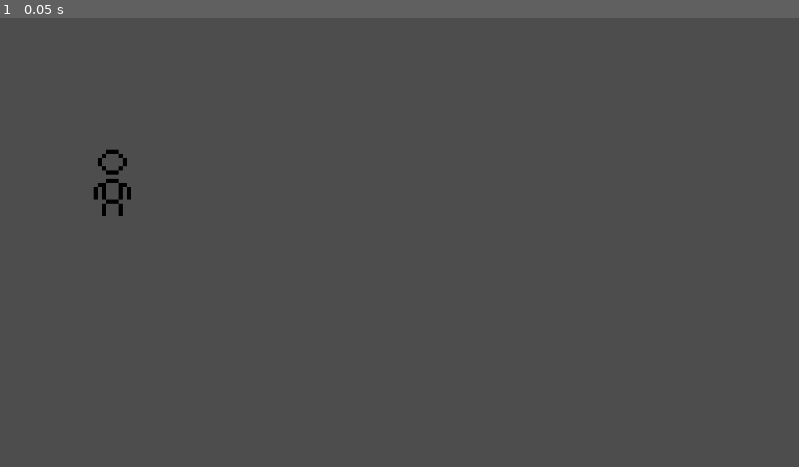
Above: before the commit, frame 1.
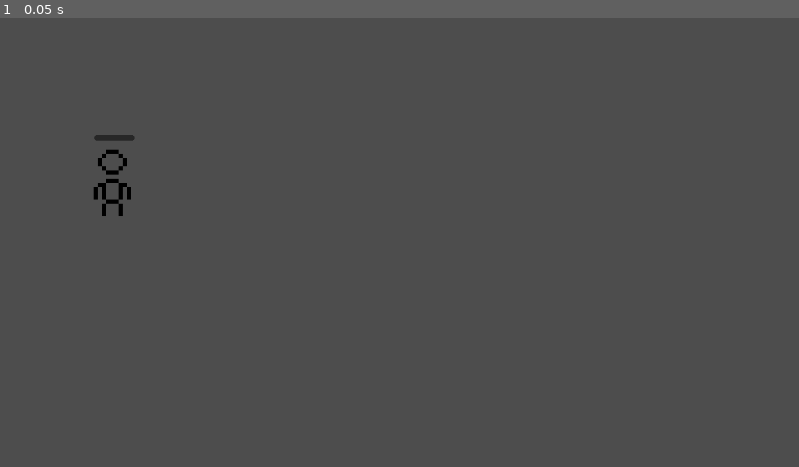
Above: after the commit, the same moment.

Repository: rd124p7/ScaleJam_2023
Game: Godot game, scene res://test_node.tscn
The game is run twice, just before and just after one commit, with the same random seed, the same clock (stepped at 60 frames per second) and the same inputs. The project has no main scene, so this scene is started directly.
Inputs:
- Up to frame 1 (0.05 s): no input

The runs differ from the first frame. In frame 1, less than 0.1% of the frame differs, in the area x 11-17%, y 26-28%.

Commit message:
Added Monkey Panic State and Panic Bar

Diff:
--- /dev/null
+++ b/game/Scenes/Monkey/MonkeyGui/MonkeyPanicBarIndicator.gd
@@ -0,0 +1,90 @@
+extends Node2D
+
+# Min-Max size along the x-axis
+const min_line_size: int = -25
+const max_line_size: int = 25
+
+
+# Number of points, clamp to make sure it stays inbetween the correct range
+# To prevent index out of range errors
+var current_number_of_points: int = 1:
+	set(value):
+		current_number_of_points = clamp(value, 1, 11)
+	get:
+		return current_number_of_points
+
+
+# Current Panic Level
+var current_panic_line_amount: int = -25
+var line_increase_amount: int = 5
+
+
+# Function Name: _on_bar_shake_timer_timeout
+# Description:
+#	When the timer times out then call animate_bar_shake
+func _on_bar_shake_timer_timeout():
+	animate_bar_shake()
+
+
+
+# Function Name: add_panic_to_bar
+# Description:
+#	Add a point to the line every 5 pixels, if it is under 50px, increase the current_number_of_points
+# 	then call the animate_color function to animate the line color
+func add_panic_to_bar() -> void:
+	if current_panic_line_amount < max_line_size:
+		current_panic_line_amount += line_increase_amount
+		$MainLine.add_point(Vector2(current_panic_line_amount, 0))
+		current_number_of_points += 1
+		animate_color()
+
+
+
+# Function Name: sub_panic_from_bar
+# Description:
+#	Remove the point using current_number_of_points value, then call the animate_color
+#	function to animate the line color
+func sub_panic_from_bar() -> void:
+	if current_panic_line_amount > min_line_size:
+		current_panic_line_amount -= line_increase_amount
+		current_number_of_points -= 1
+		$MainLine.remove_point(current_number_of_points)
+		animate_color()
+
+
+
+# Function Name: animate_color
+# Description:
+# 	Create a tween to change the color of the self_modulate property,
+#	when the current_number_of_points is 8 or greater then the shake timer will start
+func animate_color() -> void:
+	var color_tween = create_tween().bind_node(self).set_trans(Tween.TRANS_CIRC)
+
+	if current_number_of_points > 4 && current_number_of_points < 8:
+		color_tween.tween_property($MainLine, "self_modulate", Color(0.95, 0.95, 0.0), 0.5)
+		stop_timer_if_started()
+	elif current_number_of_points >= 8:
+		color_tween.tween_property($MainLine, "self_modulate", Color(0.95, 0.0, 0.0), 0.5)
+		$BarShakeTimer.start()
+	else:
+		color_tween.tween_property($MainLine, "self_modulate", Color(1.0, 1.0, 1.0), 0.5)
+		stop_timer_if_started()
+
+
+
+# Function Name: animate_bar_shake
+# Description:
+#
+func animate_bar_shake() -> void:
+	var bar_shake_tween = create_tween().bind_node(self).set_trans(Tween.TRANS_BOUNCE)
+	bar_shake_tween.tween_property(self, "rotation", -0.15, 0.1)
+	bar_shake_tween.chain().tween_property(self, "rotation", 0.15, 0.1)
+	bar_shake_tween.chain().tween_property(self, "rotation", 0, 0.1)
+
+
+# Function Name: stop_timer_if_started
+# Description:
+# 	If the timer is not stopped then stop the timer
+func stop_timer_if_started() -> void:
+	if !$BarShakeTimer.is_stopped():
+		$BarShakeTimer.stop()
--- /dev/null
+++ b/game/Scenes/Monkey/MonkeyGui/monkey_panic_bar_indicator.tscn
@@ -0,0 +1,27 @@
+[gd_scene load_steps=2 format=3 uid="uid://hg5vut0tquyc"]
+
+[ext_resource type="Script" path="res://Scenes/Monkey/MonkeyGui/MonkeyPanicBarIndicator.gd" id="1_76rca"]
+
+[node name="MonkeyPanicBarIndicator" type="Node2D"]
+script = ExtResource("1_76rca")
+
+[node name="MainLine" type="Line2D" parent="."]
+z_index = 2
+points = PackedVector2Array(-25, 0)
+width = 4.0
+joint_mode = 1
+begin_cap_mode = 2
+end_cap_mode = 2
+
+[node name="BackgroundLine" type="Line2D" parent="."]
+z_index = 1
+points = PackedVector2Array(-25, 0, 25, 0)
+width = 8.0
+default_color = Color(0.152941, 0.152941, 0.152941, 1)
+joint_mode = 2
+begin_cap_mode = 2
+end_cap_mode = 2
+
+[node name="BarShakeTimer" type="Timer" parent="."]
+
+[connection signal="timeout" from="BarShakeTimer" to="." method="_on_bar_shake_timer_timeout"]
--- a/game/Scenes/Monkey/StateController.gd
+++ b/game/Scenes/Monkey/StateController.gd
@@ -4,10 +4,12 @@
 # Load Scripts
 var monkey_action_state = preload("res://Scenes/Monkey/monkey_state.gd")
 var monkey_animation_state = preload("res://Scenes/Monkey/monkey_animation_state.gd")
+var monkey_panic_state = preload("res://Scenes/Monkey/monkey_panic_state.gd")
 
 # State Machine Objects
 var action_state: MonkeyState
 var animation_state: MonkeyAnimationState
+var panic_state: MonkeyPanicState
 
 # Function Name: _ready
 # Description:
@@ -16,11 +18,16 @@
 func _ready():
 	action_state = MonkeyState.new()
 	animation_state = MonkeyAnimationState.new()
+	panic_state = MonkeyPanicState.new()
+
 	action_state.name = "Monkey_State"
 	action_state.monkey_state_changed.connect(_on_monkey_state_changed)
 
 	animation_state.name = "Animation_State"
 	animation_state.animation_state_changed.connect(_on_animation_state_changed)
+
+	panic_state.name = "Panic_State"
+	panic_state.panic_state_changed.connect(_on_panic_state_changed)
 
 
 
@@ -42,12 +49,19 @@
 
 
 
+# Function Name: _on_panic_state_changed
+# Description:
+#
+func _on_panic_state_changed() -> void:
+	pass
+
+
+
 # Function Name: action_state_actions:
 # Description:
 # 	Check the current state and then run an action based on
 #	the current state of the action_state object
 func action_state_actions() -> void:
-
 	match action_state.current_state:
 		MonkeyState.M_STATES.IDLE:
 			pass
--- a/game/Scenes/Monkey/monkey.gd
+++ b/game/Scenes/Monkey/monkey.gd
@@ -22,6 +22,10 @@
 func _process(_delta):
 	handle_menu_mouse_click()
 
+	# =======	TEST FUNCTION ========
+	test_panic_bar()
+	# =======	END TEST FUNCTION ====
+
 
 func _on_mouse_entered():
 	is_monkey_selected = true
@@ -37,7 +41,6 @@
 	if is_monkey_selected:
 		if Input.is_action_just_pressed("MonkeyActionMenu"):
 			is_create_menu = !is_create_menu
-			Node.print_orphan_nodes()
 			# Menu Toggle
 			if is_create_menu:
 				create_menu_instance()
@@ -66,3 +69,23 @@
 func destory_menu_instance() -> void:
 	if is_instance_valid(monkey_action_buttons) && monkey_action_buttons:
 		self.remove_child(monkey_action_buttons)
+
+
+
+
+"""	=======		TEMP TEST FUNCTION		======="""
+
+func test_panic_bar():
+	if Input.is_action_just_pressed("ui_left"):
+		if $StateController:
+			$StateController.panic_state.current_panic_percentage += 0.1
+			$MonkeyBarIndicators/MonkeyPanicBarIndicator.add_panic_to_bar()
+			print_debug("Panic State %: ", $StateController.panic_state.current_panic_percentage)
+	if Input.is_action_just_pressed("ui_right"):
+		if $StateController:
+			$StateController.panic_state.current_panic_percentage -= 0.1
+			$MonkeyBarIndicators/MonkeyPanicBarIndicator.sub_panic_from_bar()
+			print_debug("Panic State %: ", $StateController.panic_state.current_panic_percentage)
+
+
+"""	=======		END TEMP TEST FUNCTION	======="""
--- a/game/Scenes/Monkey/monkey.tscn
+++ b/game/Scenes/Monkey/monkey.tscn
@@ -1,15 +1,15 @@
-[gd_scene load_steps=4 format=3 uid="uid://dh7klyj14bg2j"]
+[gd_scene load_steps=5 format=3 uid="uid://dh7klyj14bg2j"]
 
 [ext_resource type="Script" path="res://Scenes/Monkey/monkey.gd" id="1_1pdyh"]
 [ext_resource type="Texture2D" uid="uid://chra1pxctx3vh" path="res://assets/Person_1.png" id="1_ccr4d"]
 [ext_resource type="Script" path="res://Scenes/Monkey/StateController.gd" id="2_80kim"]
+[ext_resource type="PackedScene" uid="uid://hg5vut0tquyc" path="res://Scenes/Monkey/MonkeyGui/monkey_panic_bar_indicator.tscn" id="4_bc4u5"]
 
 [node name="Monkey" type="CharacterBody2D"]
 input_pickable = true
 script = ExtResource("1_1pdyh")
 
 [node name="CollisionPolygon2D" type="CollisionPolygon2D" parent="."]
-visible = false
 polygon = PackedVector2Array(-12, -48, -24, -35, -30, 7, -30, 24, -17, 49, 12, 49, 24, 25, 24, 6, 18, -36, 6, -48)
 
 [node name="StateController" type="Node" parent="."]
@@ -19,7 +19,10 @@
 scale = Vector2(6, 6)
 texture = ExtResource("1_ccr4d")
 
-[node name="MenuLocation" type="Marker2D" parent="."]
+[node name="MonkeyBarIndicators" type="Node2D" parent="."]
+position = Vector2(0, -65)
+
+[node name="MonkeyPanicBarIndicator" parent="MonkeyBarIndicators" instance=ExtResource("4_bc4u5")]
 
 [connection signal="mouse_entered" from="." to="." method="_on_mouse_entered"]
 [connection signal="mouse_exited" from="." to="." method="_on_mouse_exited"]
--- /dev/null
+++ b/game/Scenes/Monkey/monkey_panic_state.gd
@@ -0,0 +1,57 @@
+class_name MonkeyPanicState
+extends Node
+
+signal panic_state_changed
+
+# Panic states, used for animation
+enum M_PANIC_STATE {
+	CALM,
+	AGGITATED,
+	PANIC
+}
+
+
+
+# Property Name: current_panic_state
+# Description:
+#	Current panic state that is used to determine the animation of the monkey
+var current_panic_state: M_PANIC_STATE = M_PANIC_STATE.CALM:
+	set(value):
+		current_panic_state = value
+	get:
+		return current_panic_state
+
+
+
+# Property Name: current_panic_percentage
+# Description:
+# 	Current panic percentage between 0, 1, used to for game logic instead of animation, then
+#   call the convert_percentage_into_animated_state function to change the current_panic_state
+var current_panic_percentage: float = 0:
+	set(value):
+		current_panic_percentage = clamp(value, 0, 1)
+		convert_percentage_into_animated_state()
+	get:
+		return current_panic_percentage
+
+
+
+# Function Name: convert_percentage_into_animated_state
+# Description:
+# 	Will change the current_panic_state variable based on the current_panic_percentage value,
+#	Since there are 3 panic states the current_panic_state value will change every 0.3 of the percentage
+func convert_percentage_into_animated_state() -> void:
+	if current_panic_state > 0 && current_panic_percentage < 0.4:
+		# Only set the state once
+		if current_panic_state != M_PANIC_STATE.CALM:
+			current_panic_state = M_PANIC_STATE.CALM
+
+	if current_panic_percentage > 0.4 && current_panic_percentage < 0.7:
+		# Only set the state once
+		if current_panic_state != M_PANIC_STATE.AGGITATED:
+			current_panic_state = M_PANIC_STATE.AGGITATED
+
+	if current_panic_percentage > 0.7 && current_panic_percentage < 1.0:
+		# Only set the state once
+		if current_panic_state != M_PANIC_STATE.PANIC:
+			current_panic_state = M_PANIC_STATE.PANIC
